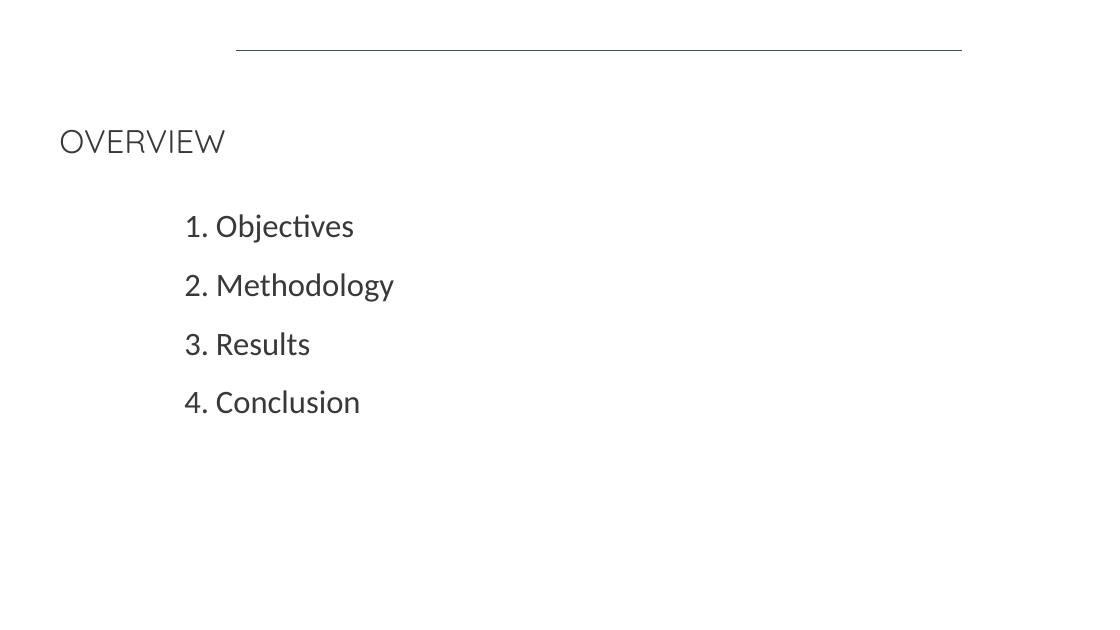
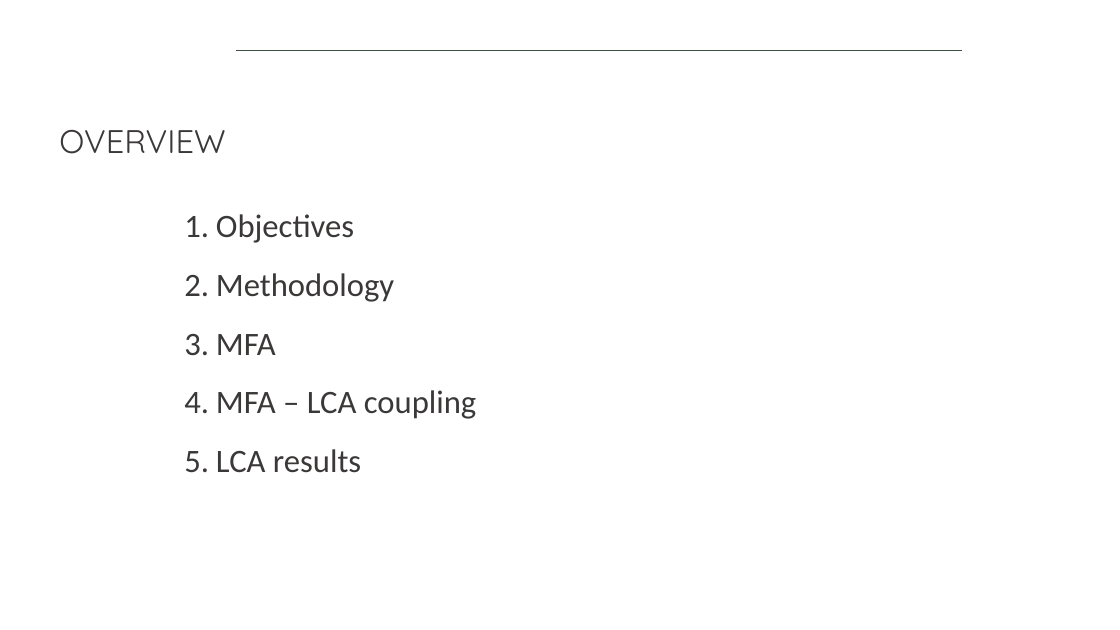
Before and after one commit to isabelapi/PAW_MFA_LCA_2025, a slide deck: slide 2 of presentation/dds_autumn_school_2025_paw_presentation_14-11-2025.pptx. Drawn at 1120x630 pixels with LibreOffice and Linux fonts; fonts in the diff are those of the drawing; background and template pictures are left out. Boxes give left, top, right and bottom in pixels: in the first picture for what was removed or moved away, otherwise in the second. Text is boxed around its words. In the diff, an @@ line names an element or a change of style, - is before the commit and + after.

Commit message:
Changed the overview/plan of the presentation to better reflect the actual presentation

```diff
--- a/presentation/dds_autumn_school_2025_paw_presentation_14-11-2025.pptx
+++ b/presentation/dds_autumn_school_2025_paw_presentation_14-11-2025.pptx
@@ text at [216,334,476,473]: text changed @@
-3. Results
-4. Conclusion
+3. MFA
+4. MFA – LCA coupling
+5. LCA results
```
